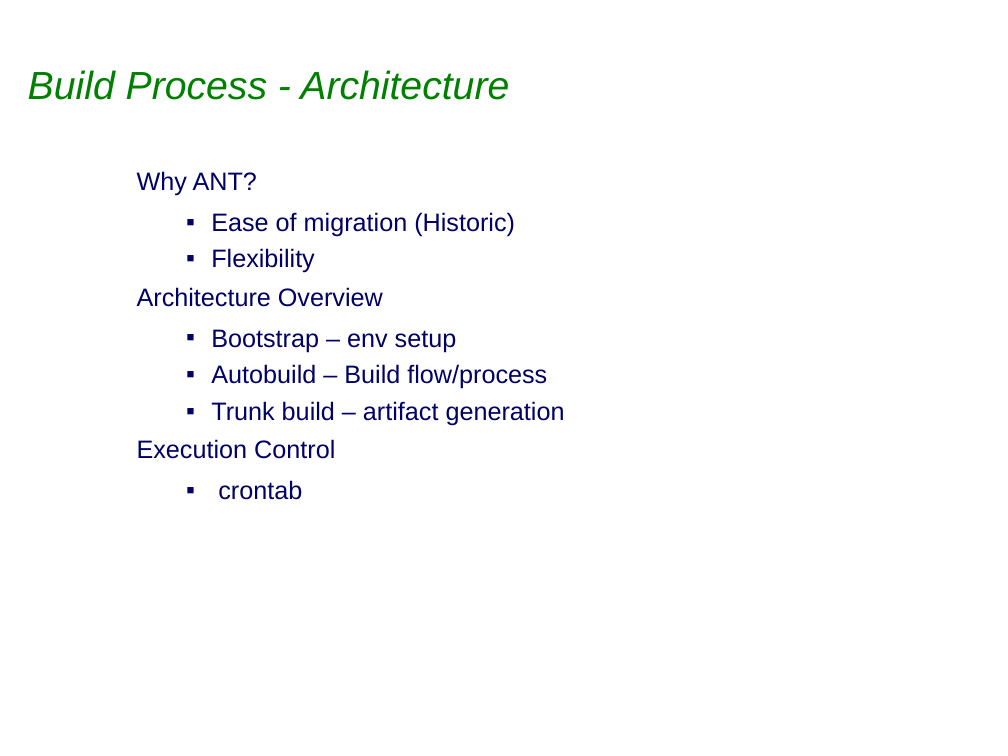
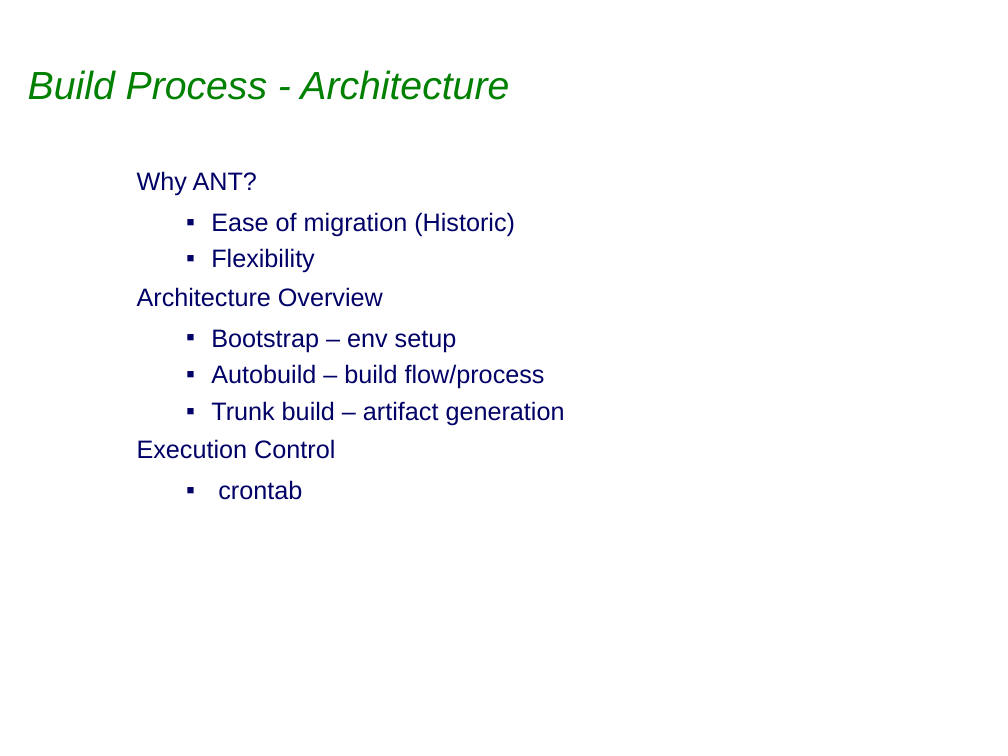
Before and after one commit to sabineheider/incubator, a slide deck: slide 5 of summit-2010/EclipseLink_Build.ppt. Drawn at 1008x756 pixels with LibreOffice and Linux fonts; fonts in the diff are those of the drawing; background and template pictures are left out. Boxes give left, top, right and bottom in pixels: in the first picture for what was removed or moved away, otherwise in the second. Text is boxed around its words. In the diff, an @@ line names an element or a change of style, - is before the commit and + after.

```diff
--- a/summit-2010/EclipseLink_Build.ppt
+++ b/summit-2010/EclipseLink_Build.ppt
@@ text at (x1=211, y1=364, x2=545, y2=389): text changed @@
-    ▪ Autobuild – Build flow/process
+    ▪ Autobuild – build flow/process
```
Also in this commit, not shown: 1 other slide changed.
